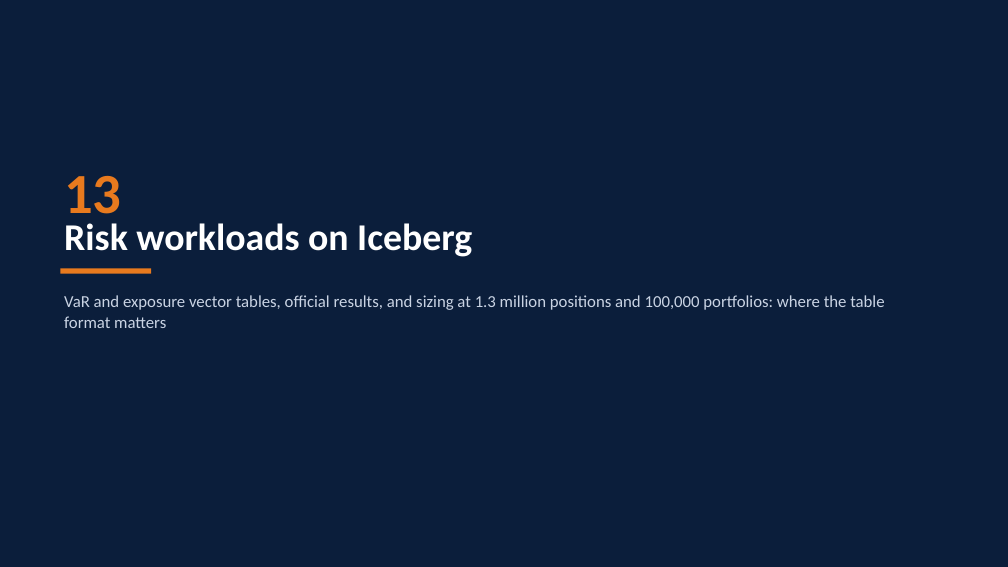
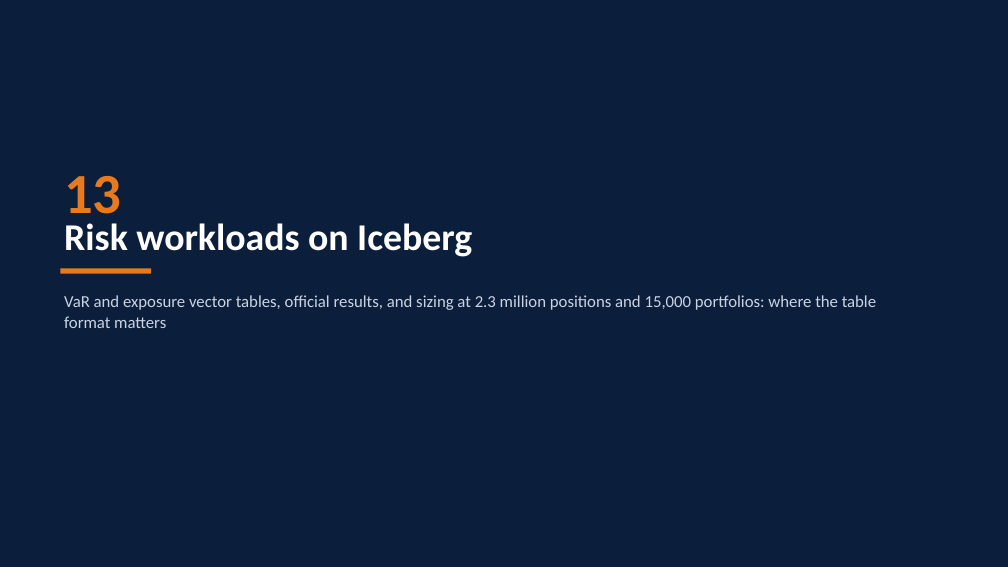
Before and after one commit to ajsinha/drishti, a slide deck: slide 60 of docs/publications/Drishti-AWS-Iceberg.pptx. Drawn at 1008x567 pixels with LibreOffice and Linux fonts; fonts in the diff are those of the drawing. Boxes give left, top, right and bottom in pixels: in the first picture for what was removed or moved away, otherwise in the second. Text is boxed around its words. In the diff, an @@ line names an element or a change of style, - is before the commit and + after.

Commit message:
The AWS Iceberg deck sized for 2.3 million positions and 15,000 portfolios

```diff
--- a/docs/publications/Drishti-AWS-Iceberg.pptx
+++ b/docs/publications/Drishti-AWS-Iceberg.pptx
@@ text at <box>64,295,876,328</box>: text changed @@
-VaR and exposure vector tables, official results, and sizing at 1.3 million positions and 100,000 portfolios: where the table format matters
+VaR and exposure vector tables, official results, and sizing at 2.3 million positions and 15,000 portfolios: where the table format matters
```
Also in this commit, not shown: 3 other slides changed, 1 other file.
